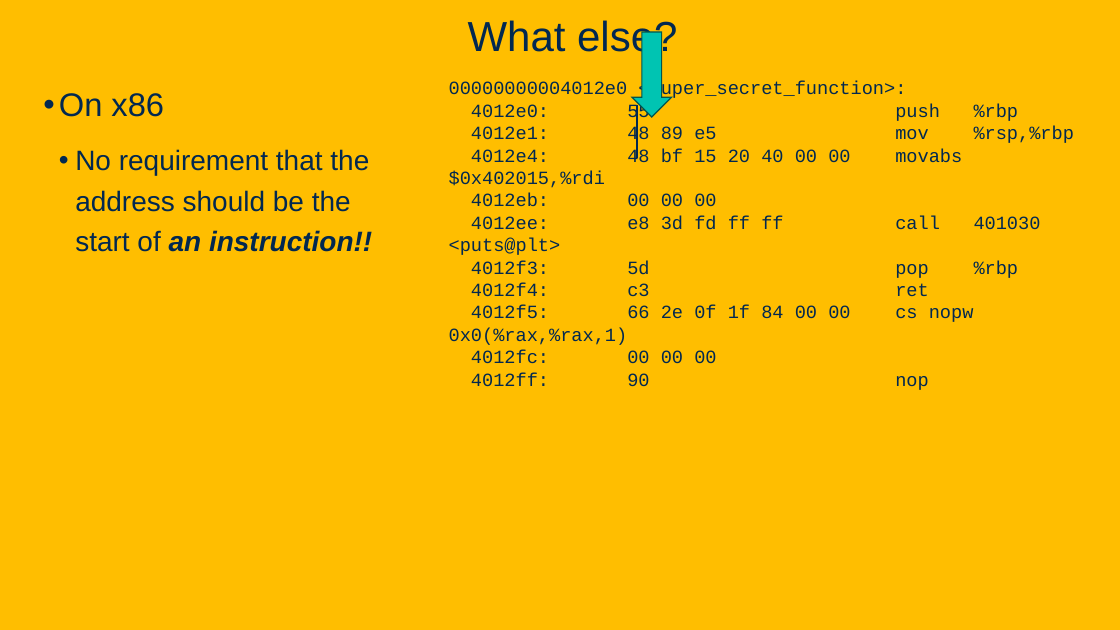
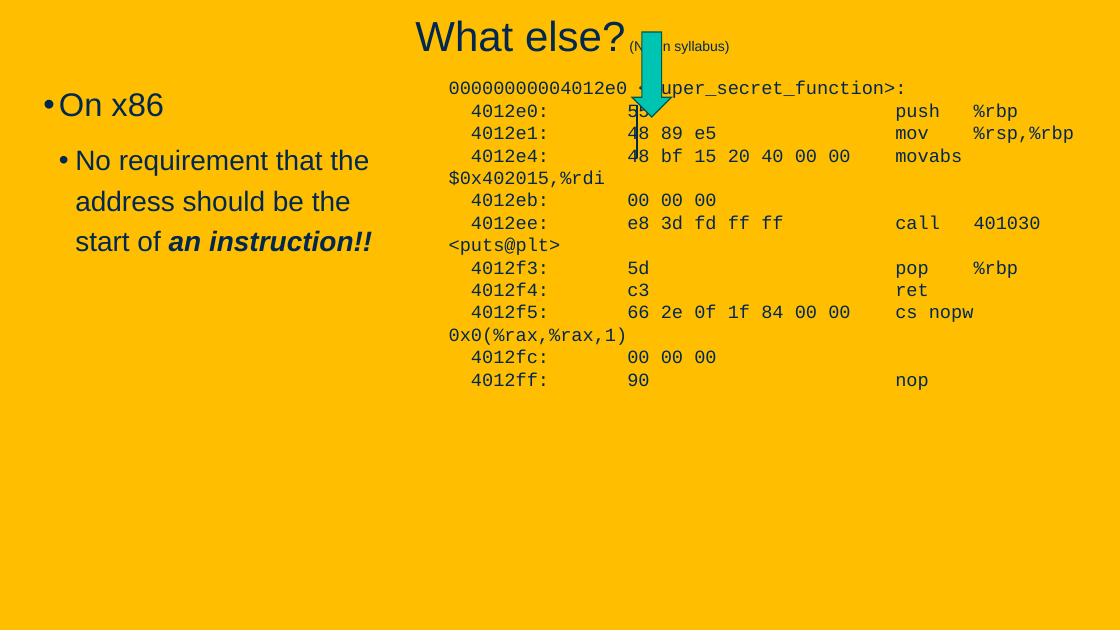
Before and after one commit to davsec-teaching/ecs160-f25, a slide deck: slide 46 of slides/9_software_security.pptx (slide 43 before the commit). Drawn at 1120x630 pixels with LibreOffice and Linux fonts; fonts in the diff are those of the drawing; background and template pictures are left out. Boxes give left, top, right and bottom in pixels: in the first picture for what was removed or moved away, otherwise in the second. Text is boxed around its words. In the diff, an @@ line names an element or a change of style, - is before the commit and + after.

```diff
--- a/slides/9_software_security.pptx
+++ b/slides/9_software_security.pptx
@@ title at <box>415,20,729,55</box>: text changed; size 36 to 12 pt @@
-What else?
+What else? (Not in syllabus)
```
Also in this commit, not shown: 7 other slides changed, 4 slides added, 1 slide removed.
